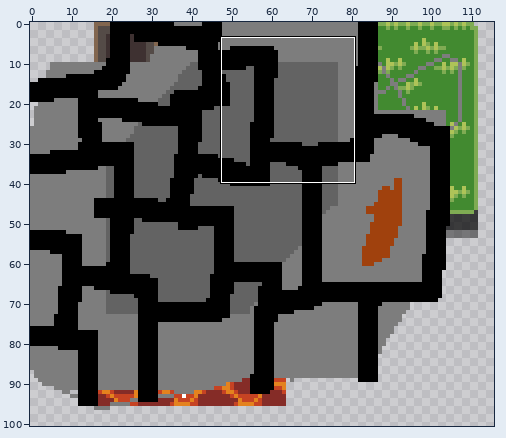
Edited in one commit: sprite sheet (BAWOOTY/sprites/spr_tileset/layers/36869dbf-ae9d-4b36-9a9a-08e0ab74d417/1269f670-6c49-48e1-8ce2-cc28ad394ae7.png). The picture above shows the old version from afar; the outline marks the close-up.
Close-up. Before the commit:
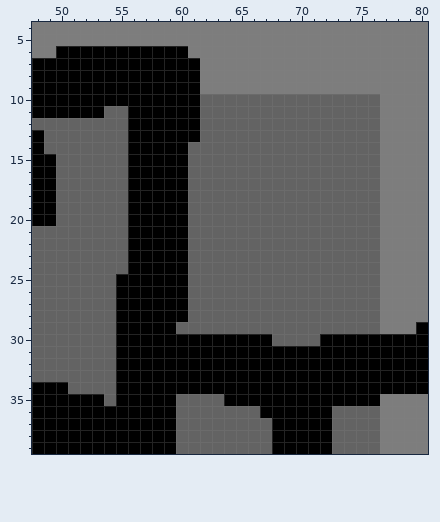
The file is 128x128 pixels. Shown: x 48..80, y 4..39. The wide view leaves out empty margins.
And afterwards:
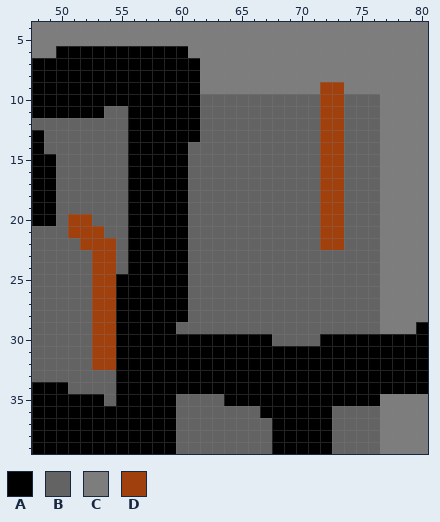
Palette (. is transparent): A #000000  B #636363  C #7d7d7d  D #a0410d
What changed:
Colour B becomes colour D in rows 10 to 19 at x 72 to 73; in row 20 at x 51 to 52 and 72 to 73; in row 21 at x 51 to 53 and 72 to 73; in row 22 at x 52 to 54 and 72 to 73; in rows 23 to 32 at x 53 to 54.
Colour C becomes colour D in row 9 at x 72 to 73.
Boxes around the changes in both close-ups, in picture pixels (x1, y1, x2, y2):
changed: (320, 82, 344, 250)
changed: (68, 214, 116, 370)
